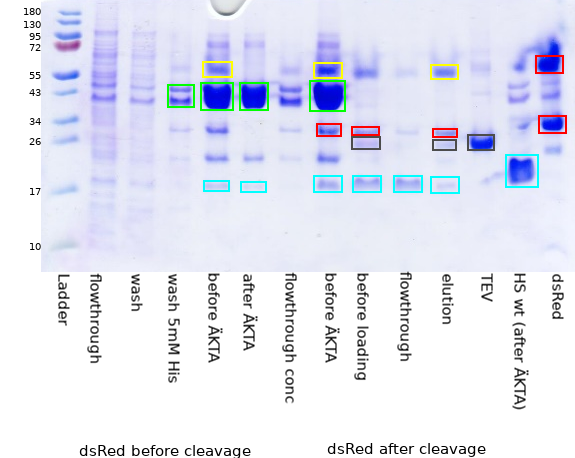
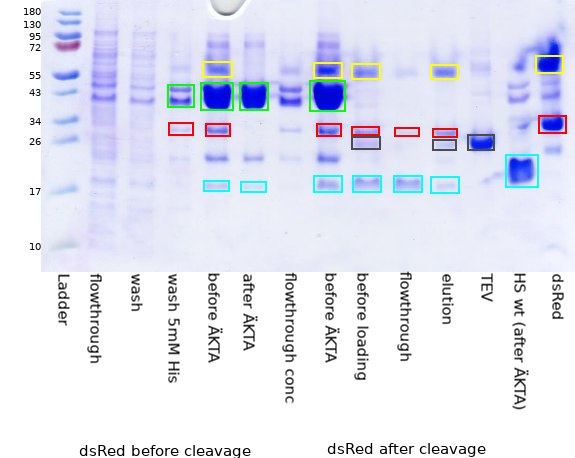
The second 575px x 458px image is a revision of the first. Changes to its layers:
painted on "marker" over [168,55,564,137]
